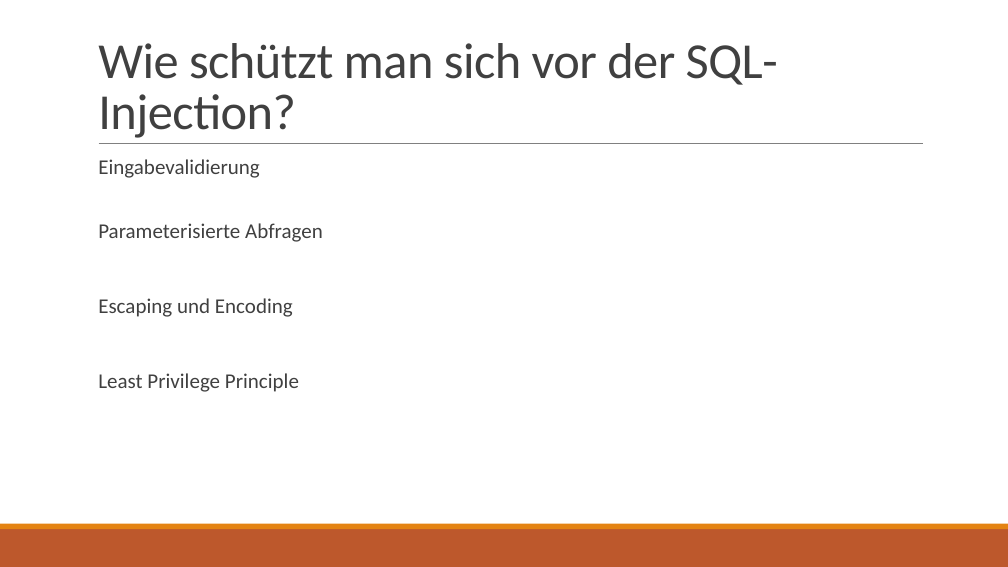
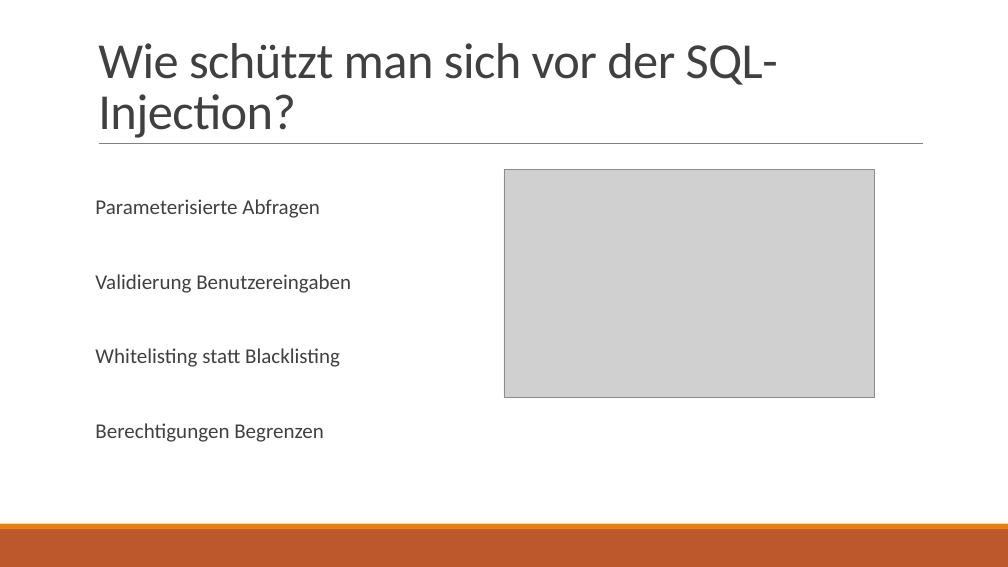
Before and after one commit to Prodified23/183, a slide deck: slide 6 of Injection.pptx. Drawn at 1008x567 pixels with LibreOffice and Linux fonts; fonts in the diff are those of the drawing; grey boxes stand for pictures. Boxes give left, top, right and bottom in pixels: in the first picture for what was removed or moved away, otherwise in the second. Text is boxed around its words. In the diff, an @@ line names an element or a change of style, - is before the commit and + after.

```diff
--- a/Injection.pptx
+++ b/Injection.pptx
@@ text at [98,159,260,178]: paragraph removed @@
-  Eingabevalidierung
@@ picture added at [504,169,875,397] @@
@@ text at [95,199,320,218]: bullet   to none @@
@@ text at [95,274,351,442]: text changed @@
-  Escaping und Encoding
-  Least Privilege Principle
+Validierung Benutzereingaben
+Whitelisting statt Blacklisting
+Berechtigungen Begrenzen
```
Also in this commit, not shown: 2 other slides changed.
